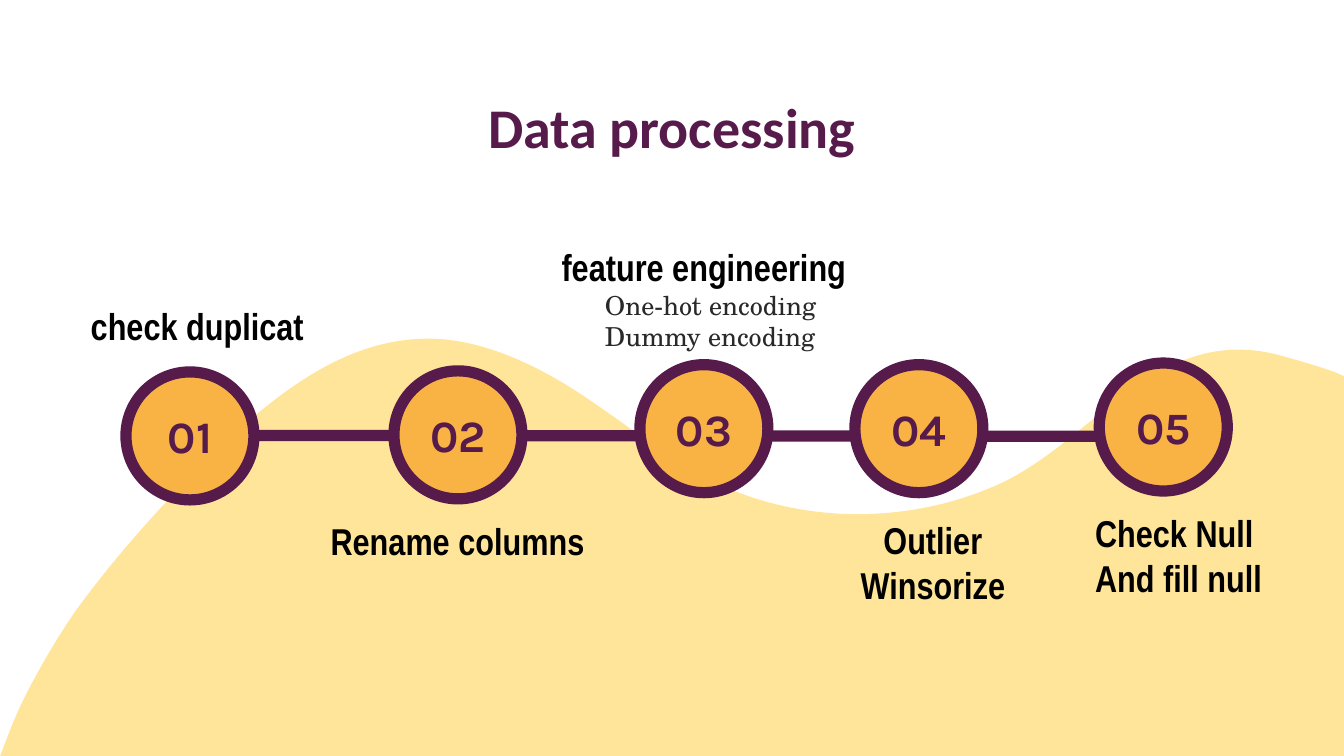
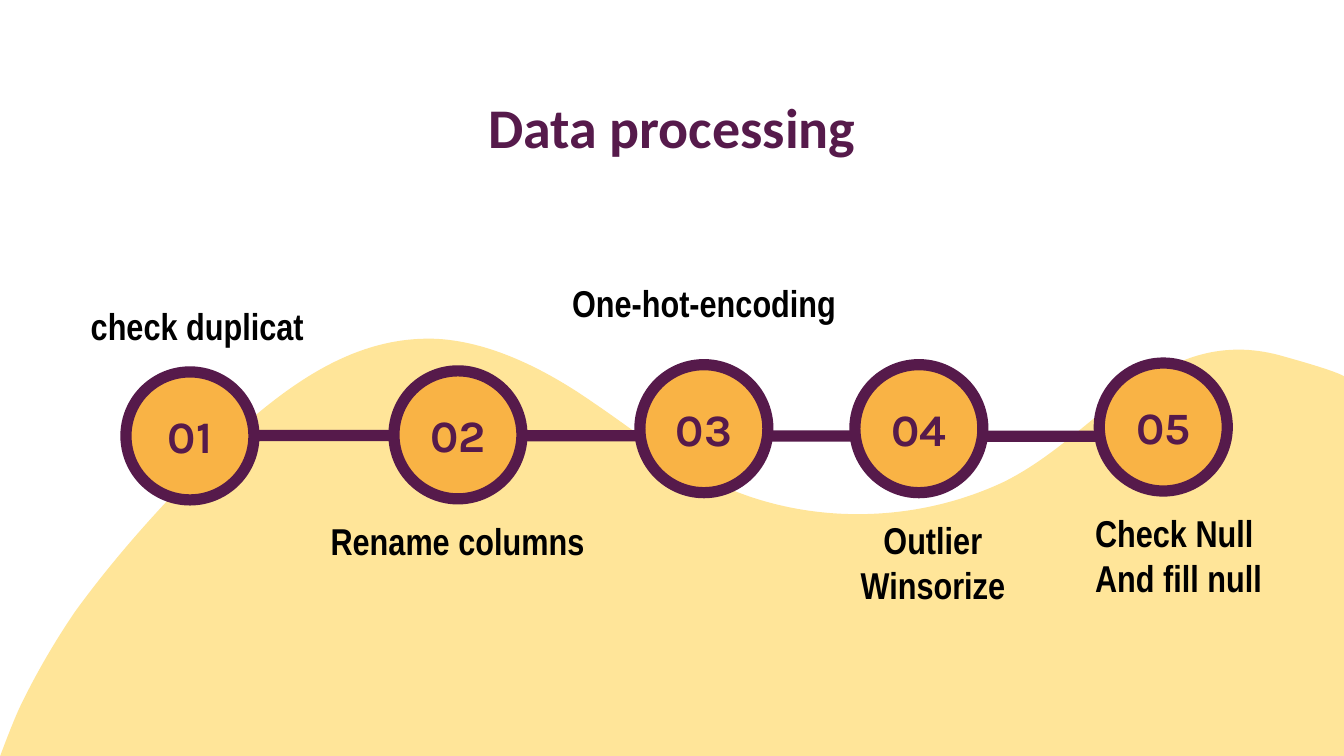
Before and after one commit to ShahadAbdulaziz/Life-Expectancy-REGRESSION, a slide deck: slide 5 of Factors affecting Life Expectancy.pptx. Drawn at 1344x756 pixels with LibreOffice and Linux fonts; fonts in the diff are those of the drawing. Boxes give left, top, right and bottom in pixels: in the first picture for what was removed or moved away, otherwise in the second. Text is boxed around its words. In the diff, an @@ line names an element or a change of style, - is before the commit and + after.

```diff
--- a/Factors affecting Life Expectancy.pptx
+++ b/Factors affecting Life Expectancy.pptx
@@ text at <box>572,290,836,324</box>: text changed; size 14 to 20 pt; font TeX Gyre Schola to Arial Narrow; text colour #292929 to #000000; bold on @@
-feature engineering
-One-hot encoding
-Dummy encoding
+One-hot-encoding
```
Also in this commit, not shown: 2 other slides changed.
